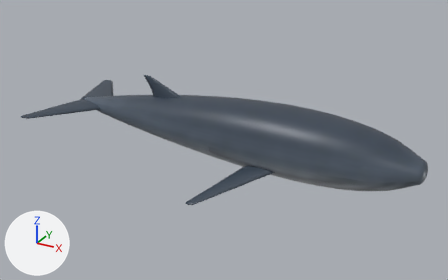
A saved change to the glTF model public/aqua/models/fish/juv_brydes_whale.glb.
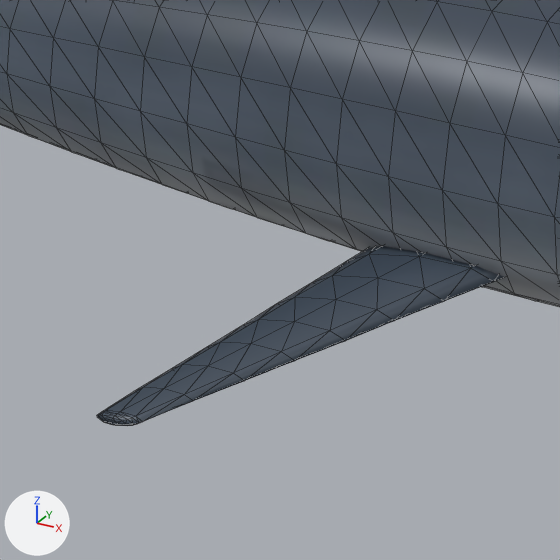
Old and new are each drawn whole from a 50 mm camera at (6143.881, -2.473, 1.172) aimed at (6142.529, -0.014, -0.058) and again close up on the part from 37% to 64% of the width and 40% to 84% of the height. The lights are fixed; the arrows at lower left show +X, +Y and +Z. The first two pictures are the older version. The close-ups show mesh edges as thin lines. Vertices at exactly the same position are counted once.

The first close-up shows 'juv_brydes_whale'.
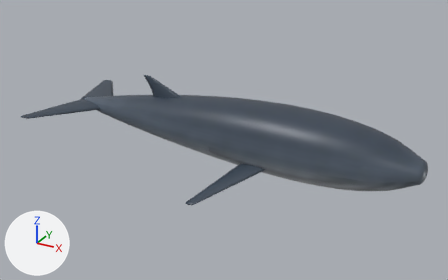
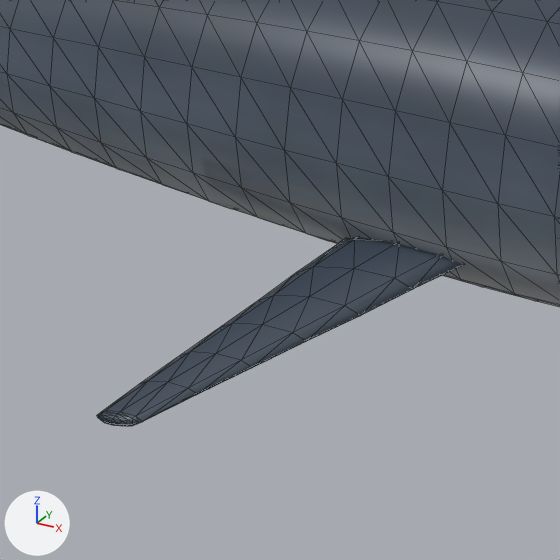
Pixel boxes (x1, y1, x2, y2) of what changed, in the close-ups (560 x 560 px; the box of a moved part takes in the faces that stretch with it):
part 1 of me_juv_brydes_whale, moved or reshaped
    before: (97, 246, 504, 426)
    after: (97, 237, 463, 426)

The change in detail:
me_juv_brydes_whale has 1340 vertices, 2648 faces and spans x 6141.5..6143.5, y -0.43..0.43, z -0.2..0.2.
me_juv_brydes_whale is used by ob_juv_brydes_whale; location (0.0, 0.0, 0.0).
me_juv_brydes_whale part 1: the loose piece of 106 vertices spanning x 6142.56..6142.89, y -0.43..-0.12, z -0.2..-0.08 is scaled about its middle by (0.998, 1.2, 1.26), then moved by (0.0, 0.03, 0.02).
